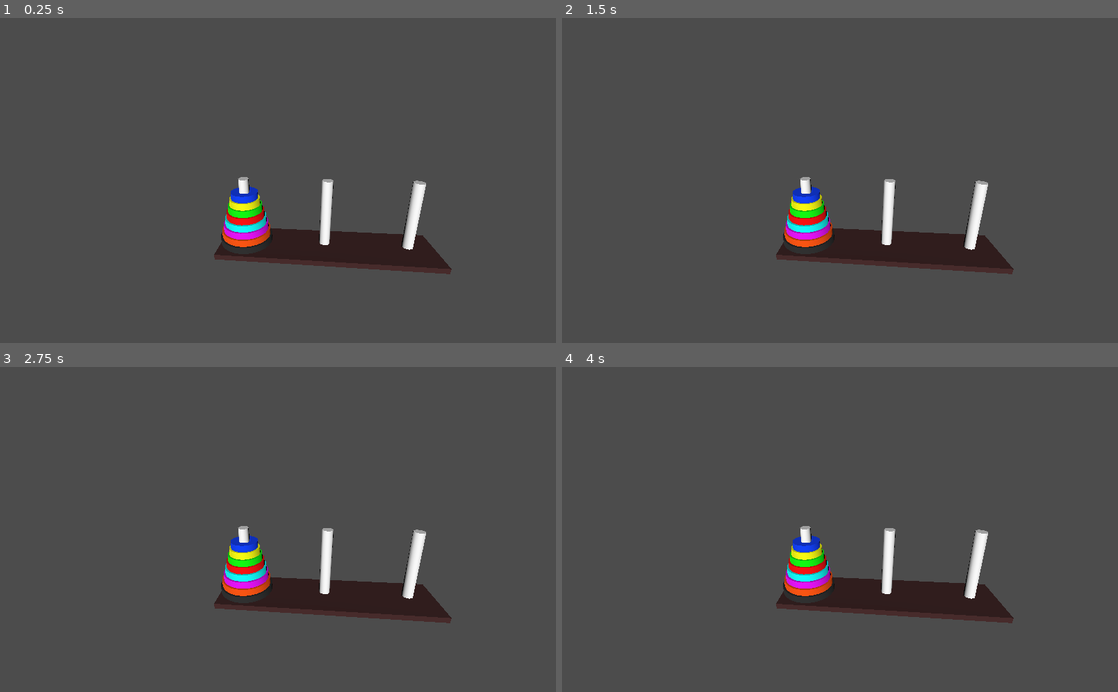
Above: before the commit, frames 1-4 (two rows, left to right).
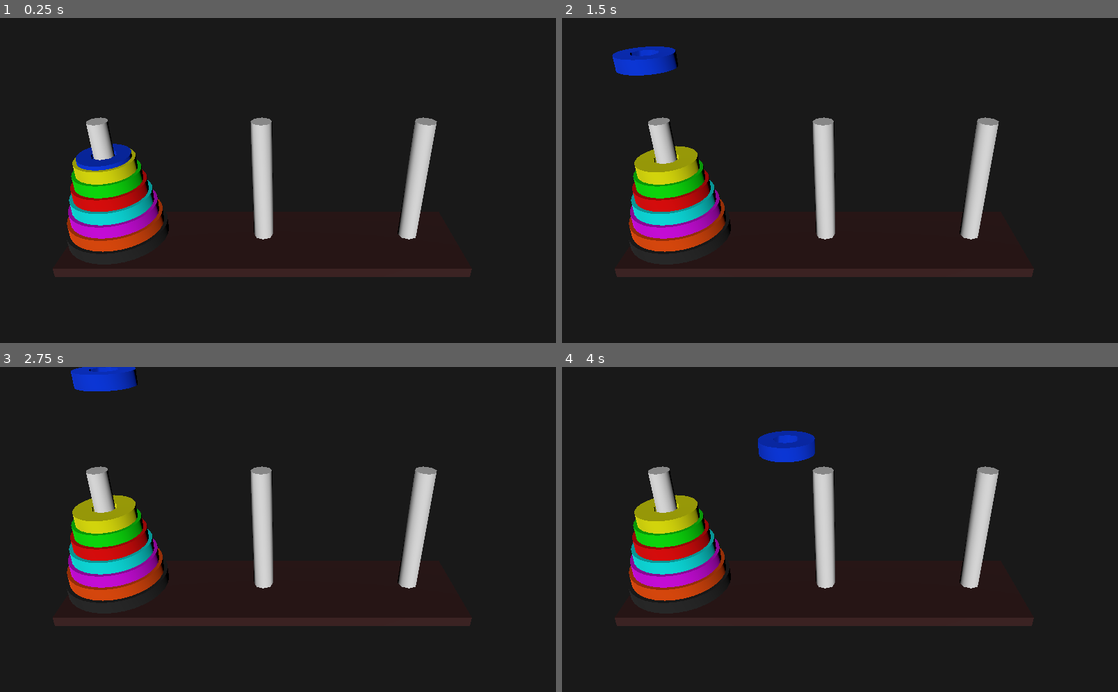
Above: after the commit, the same moments.

Repository: andrew-wilkes/godot-tower-of-hanoi
Game: Godot game, scene res://Main.tscn
Two runs of this game, one before a commit and one after it. Both use one fixed random seed, a clock stepped at 60 frames per second and the inputs below.
Inputs:
- Up to frame 1 (0.25 s): no input
- Up to frame 2 (1.5 s): no input
- Up to frame 3 (2.75 s): no input
- Up to frame 4 (4 s): no input

The runs differ from the first frame. In frame 1, 97% of the frame differs, in the area x 0-100%, y 0-100%; in frame 2, 97%; in frame 3, 97%; in frame 4, 97%.

Commit message:
Add preview image

Diff:
--- a/src/Main.gd
+++ b/src/Main.gd
@@ -7,6 +7,7 @@
 func _ready():
 	create_discs()
 	build_stack(8)
+	move_disc(0, 1)
 
 
 func create_discs():
@@ -47,7 +48,9 @@
 	disc = start_peg.get_children()[-1]
 	start_pos = disc.translation
 	var end_peg = $Pegs.get_child(to_peg)
-	end_pos = Vector2(end_peg.translation.x, get_y_position_in_stack(end_peg.get_child_count()))
+	end_pos = Vector2(start_peg.translation.x - end_peg.translation.x, get_y_position_in_stack(end_peg.get_child_count()))
+	var x = (start_pos.x - end_pos.x) / 2
+	radius = sqrt(x * x + peg_length * peg_length)
 	var tween = get_node("Tween")
 	var _tweenBool = tween.interpolate_method(self, "set_disc_position", 0.0, PI, 5.0, Tween.TRANS_LINEAR, Tween.EASE_IN_OUT)
 	tween.start()
@@ -62,4 +65,4 @@
 		x = -clamp(radius * cos(phi), end_pos.x, start_pos.x)
 	else:
 		x = clamp(radius * cos(phi), start_pos.x, end_pos.x)
-	disc.translation = Vector2(x, y)
+	disc.translation = Vector3(x, y, 0)
--- a/src/Main.tscn
+++ b/src/Main.tscn
@@ -9,10 +9,12 @@
 script = ExtResource( 2 )
 
 [node name="Camera" type="Camera" parent="."]
-transform = Transform( 0.993602, -0.0229435, 0.110582, -0.014896, 0.943969, 0.329697, -0.111951, -0.329235, 0.937588, -0.829061, 5.2847, 7.74593 )
+transform = Transform( 1, 0, 0, 0, 0.876786, 0.480882, 0, -0.480882, 0.876786, 0.301, 5.562, 7.64 )
+fov = 40.1
 
 [node name="DirectionalLight" type="DirectionalLight" parent="."]
 transform = Transform( 1, 0, 0, 0, 0.93913, 0.343561, 0, -0.343561, 0.93913, -11.2611, 0, 3.96952 )
+light_energy = 0.7
 
 [node name="Base" type="CSGBox" parent="."]
 transform = Transform( 1, 0, 0, 0, 1, 0, 0, 0, 1, 0, -0.1, 0 )
--- a/src/project.godot
+++ b/src/project.godot
@@ -30,4 +30,5 @@
 
 [rendering]
 
+environment/default_clear_color=Color( 0.101961, 0.101961, 0.101961, 1 )
 environment/default_environment="res://default_env.tres"
Not shown, changed: README.md
Not shown, added: Screenshot_.png
